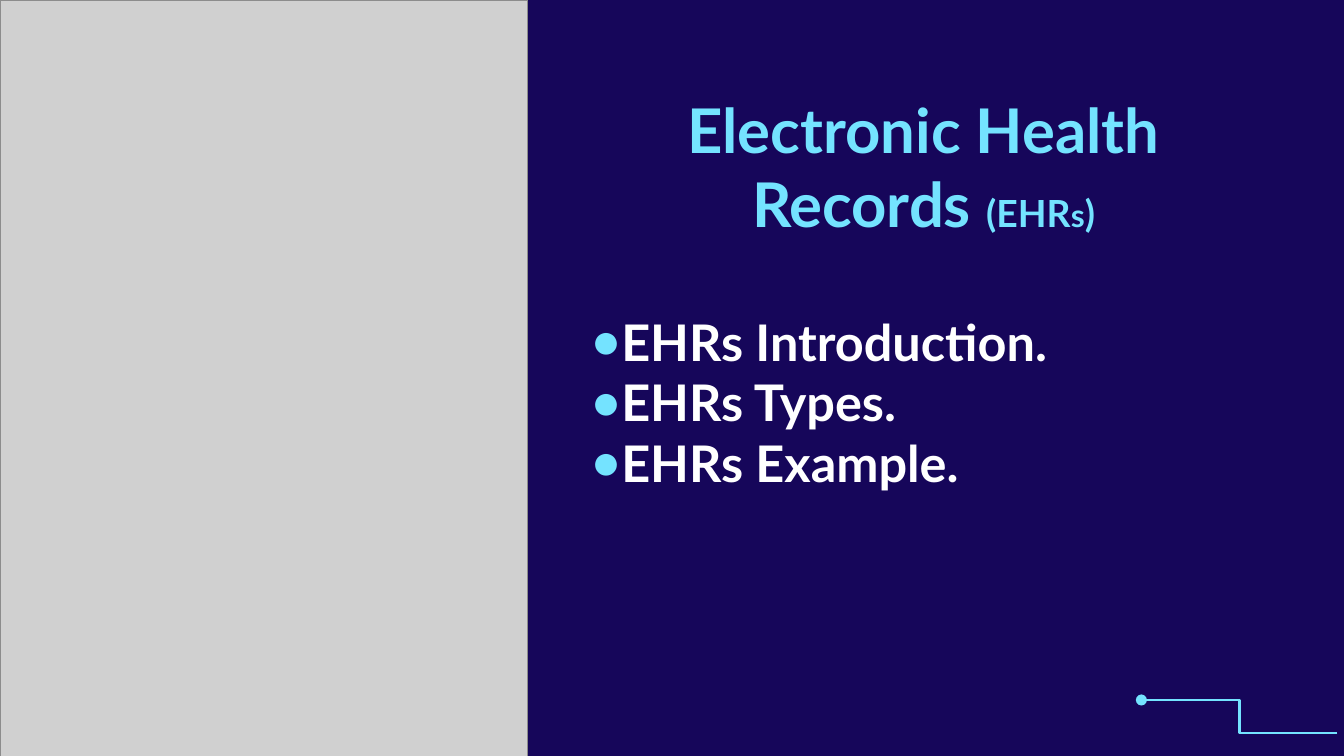
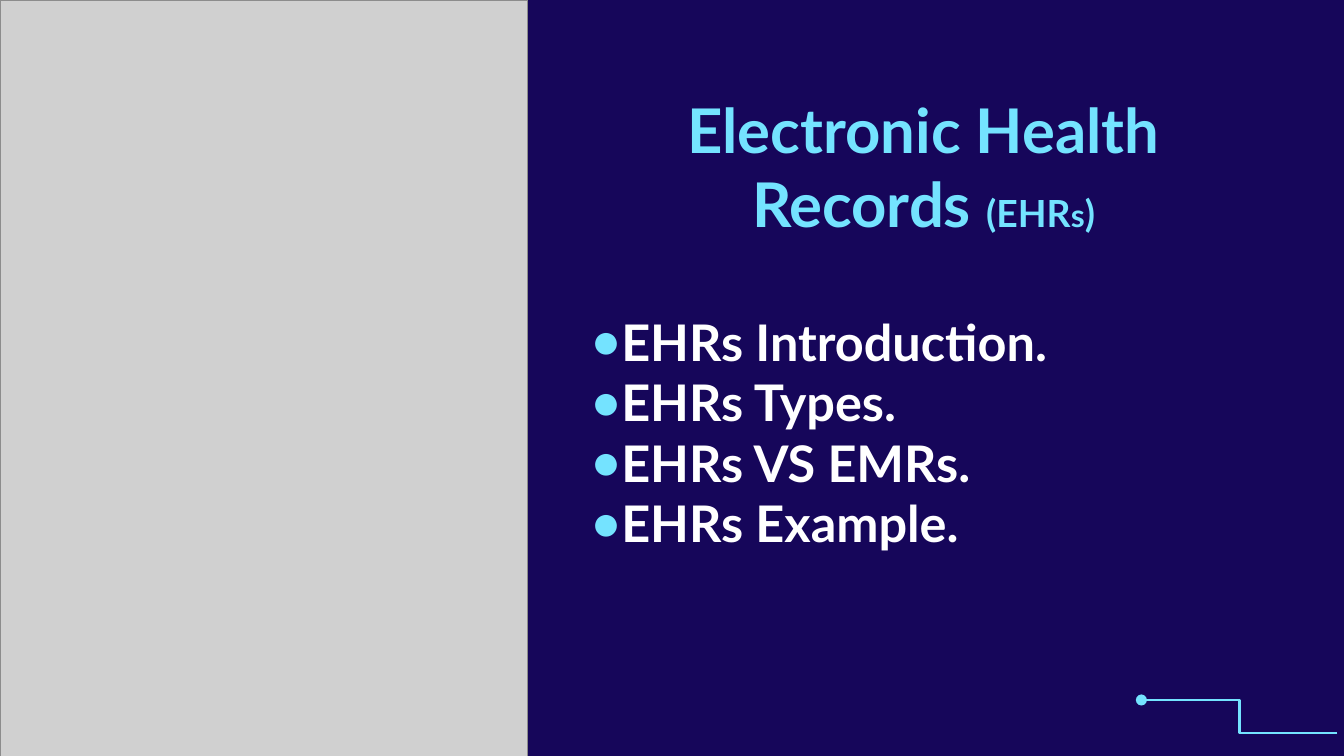
Before and after one commit to ayman-adas/EHR, a slide deck: slide 1 of EHRo.pptx. Drawn at 1344x756 pixels with LibreOffice and Linux fonts; fonts in the diff are those of the drawing; grey boxes stand for pictures; background and template pictures are left out. Boxes give left, top, right and bottom in pixels: in the first picture for what was removed or moved away, otherwise in the second. Text is boxed around its words. In the diff, an @@ line names an element or a change of style, - is before the commit and + after.

```diff
--- a/EHRo.pptx
+++ b/EHRo.pptx
@@ subtitle at [621, 445, 971, 483]: paragraph added @@
+● EHRs VS EMRs.
```
Also in this commit, not shown: 5 other slides changed, 1 slide added.
